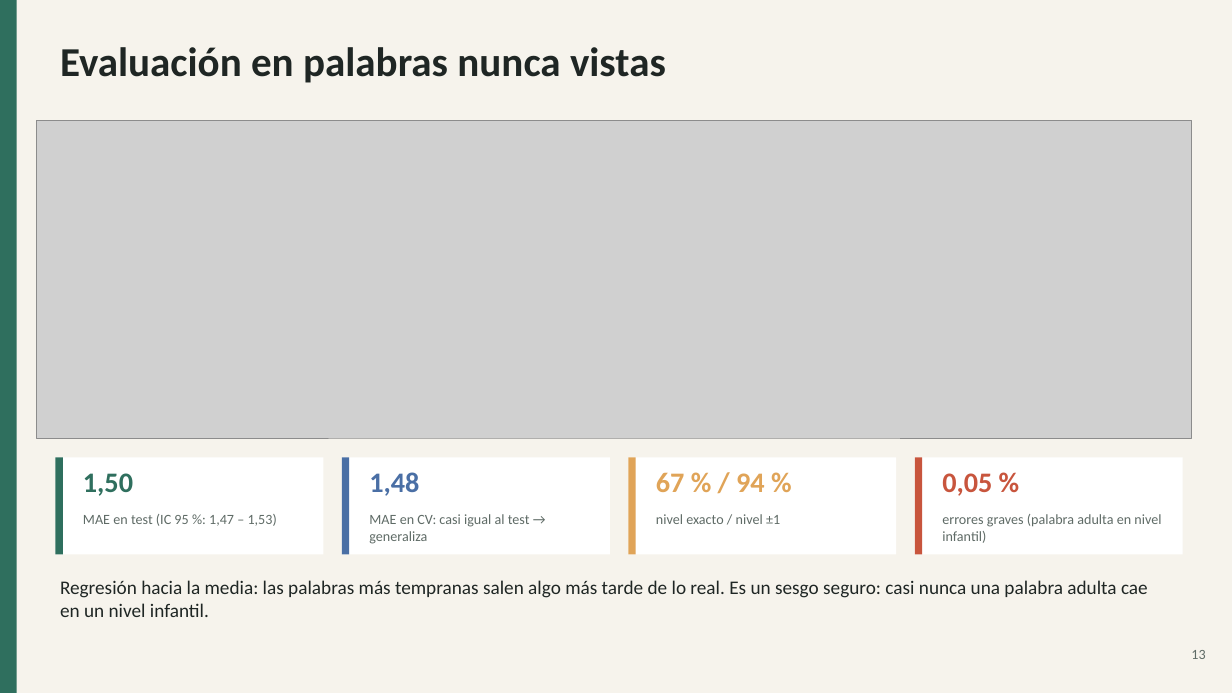
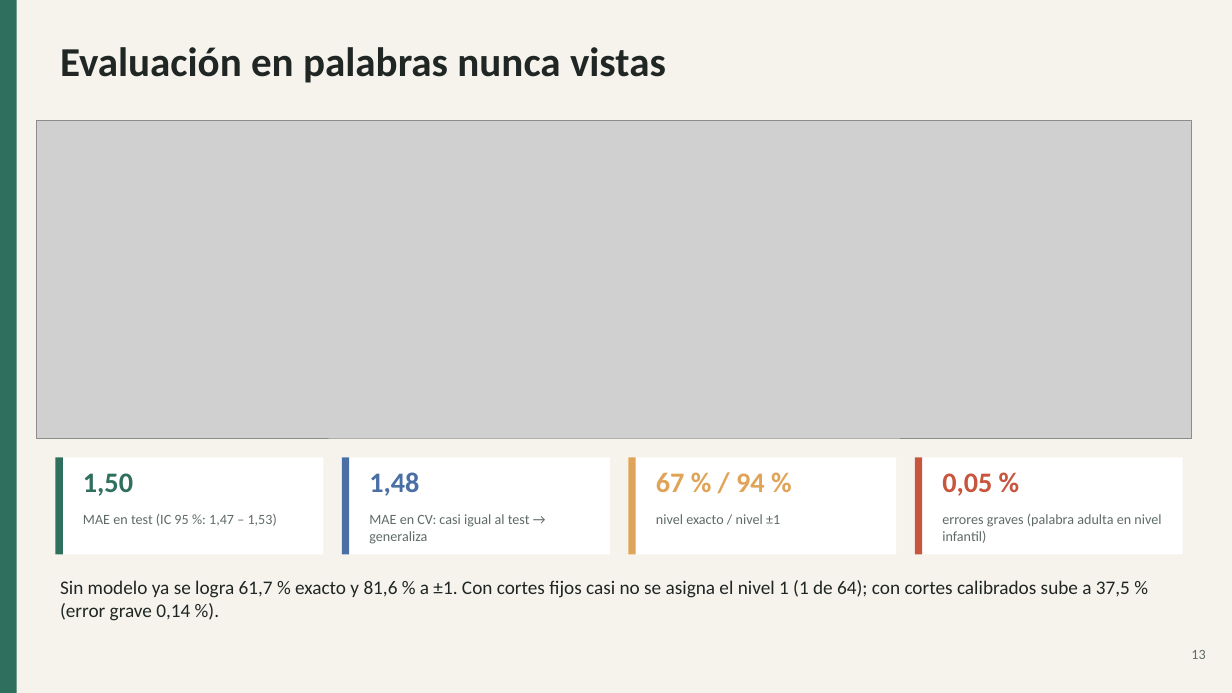
Before and after one commit to Zenith-AB/pino-app, a slide deck: slide 13 of eft-machine-learning/presentacion/Pino_EFT.pptx. Drawn at 1232x693 pixels with LibreOffice and Linux fonts; fonts in the diff are those of the drawing; grey boxes stand for pictures. Boxes give left, top, right and bottom in pixels: in the first picture for what was removed or moved away, otherwise in the second. Text is boxed around its words. In the diff, an @@ line names an element or a change of style, - is before the commit and + after.

Commit message:
EFT: compara los niveles con una línea base y prueba cortes calibrados

```diff
--- a/eft-machine-learning/presentacion/Pino_EFT.pptx
+++ b/eft-machine-learning/presentacion/Pino_EFT.pptx
@@ text at <box>60,580,1130,621</box>: text changed @@
-Regresión hacia la media: las palabras más tempranas salen algo más tarde de lo real. Es un sesgo seguro: casi nunca una palabra adulta cae en un nivel infantil.
+Sin modelo ya se logra 61,7 % exacto y 81,6 % a ±1. Con cortes fijos casi no se asigna el nivel 1 (1 de 64); con cortes calibrados sube a 37,5 % (error grave 0,14 %).
```
Also in this commit, not shown: 4 other files.
